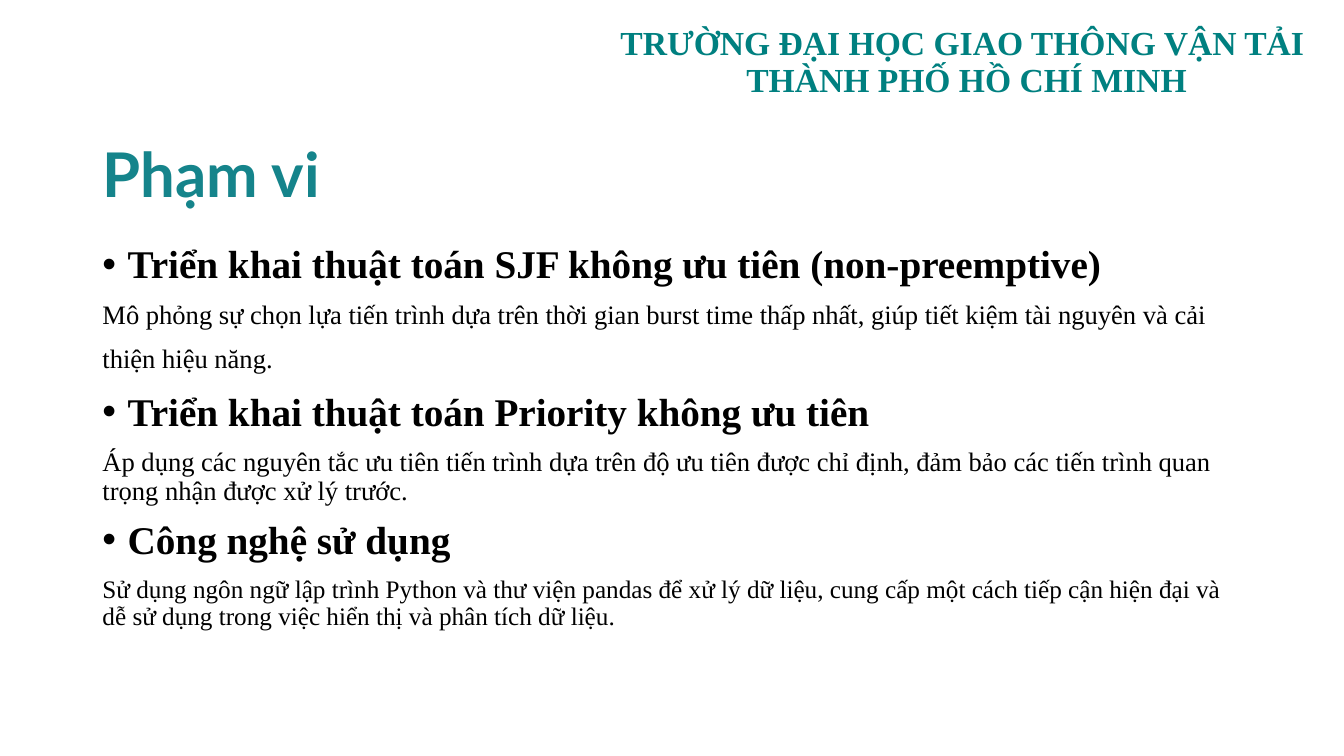
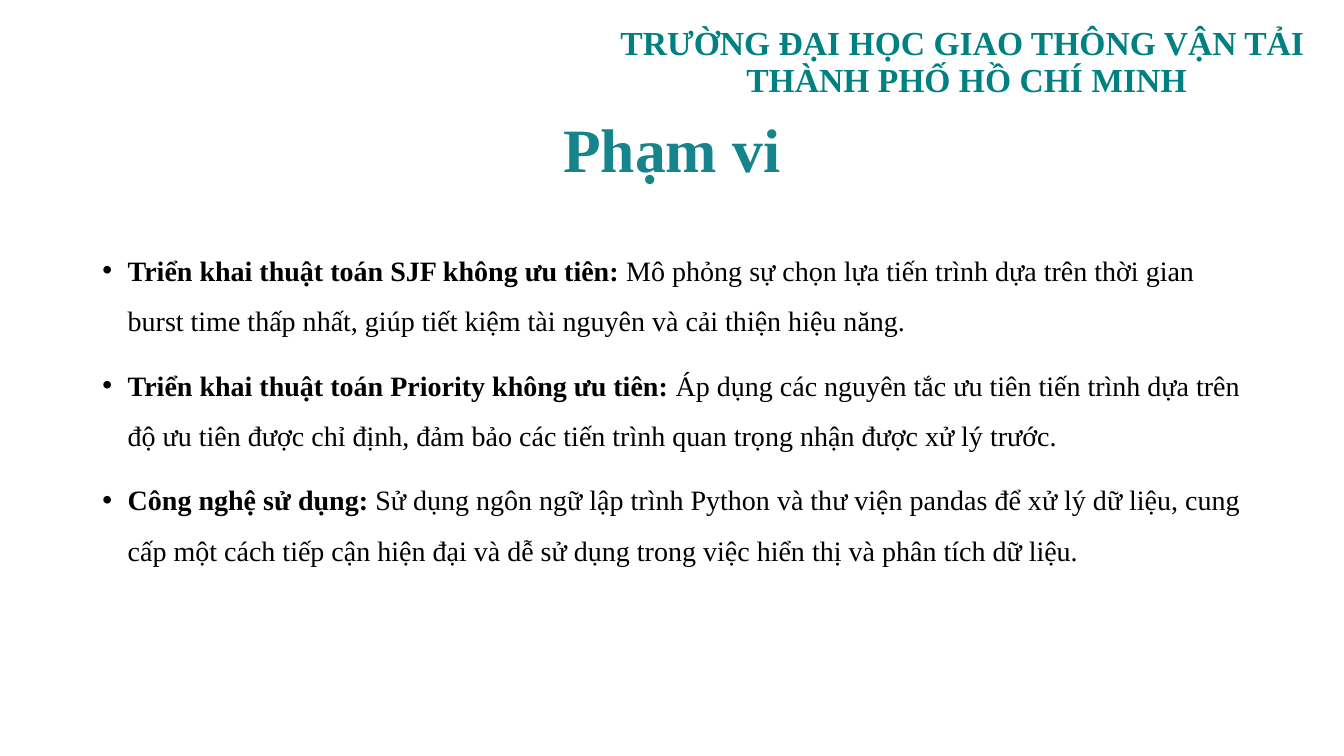
Before and after one commit to tkimngan040/OS_Group08_OS_SCH_04, a slide deck: slide 5 of PPTX/OS_SCH_04_GROUP08.pptx. Drawn at 1344x756 pixels with LibreOffice and Linux fonts; fonts in the diff are those of the drawing; background and template pictures are left out. Boxes give left, top, right and bottom in pixels: in the first picture for what was removed or moved away, otherwise in the second. Text is boxed around its words. In the diff, an @@ line names an element or a change of style, - is before the commit and + after.

Commit message:
ppt

```diff
--- a/PPTX/OS_SCH_04_GROUP08.pptx
+++ b/PPTX/OS_SCH_04_GROUP08.pptx
@@ title "Phạm vi": place and size @@
-title "Phạm vi" at (102,151,320,209)
+title "Phạm vi" at (563,129,781,184)
@@ title "Phạm vi" at (563,129,781,184): font Lato to Times New Roman; alignment left to centre @@
@@ text at (128,260,1240,566): text changed; size 19 to 20 pt @@
-• Triển khai thuật toán SJF không ưu tiên (non-preemptive)
-Mô phỏng sự chọn lựa tiến trình dựa trên thời gian burst time thấp nhất, giúp tiết kiệm tài nguyên và cải thiện hiệu năng.
-• Triển khai thuật toán Priority không ưu tiên
-Áp dụng các nguyên tắc ưu tiên tiến trình dựa trên độ ưu tiên được chỉ định, đảm bảo các tiến trình quan trọng nhận được xử lý trước.
-• Công nghệ sử dụng
-Sử dụng ngôn ngữ lập trình Python và thư viện pandas để xử lý dữ liệu, cung cấp một cách tiếp cận hiện đại và dễ sử dụng trong việc hiển thị và phân tích dữ liệu.
+• Triển khai thuật toán SJF không ưu tiên: Mô phỏng sự chọn lựa tiến trình dựa trên thời gian burst time thấp nhất, giúp tiết kiệm tài nguyên và cải thiện hiệu năng.
+• Triển khai thuật toán Priority không ưu tiên: Áp dụng các nguyên tắc ưu tiên tiến trình dựa trên độ ưu tiên được chỉ định, đảm bảo các tiến trình quan trọng nhận được xử lý trước.
+• Công nghệ sử dụng: Sử dụng ngôn ngữ lập trình Python và thư viện pandas để xử lý dữ liệu, cung cấp một cách tiếp cận hiện đại và dễ sử dụng trong việc hiển thị và phân tích dữ liệu.
```
Also in this commit, not shown: 17 other slides changed, 1 slide removed, 2 other files.
